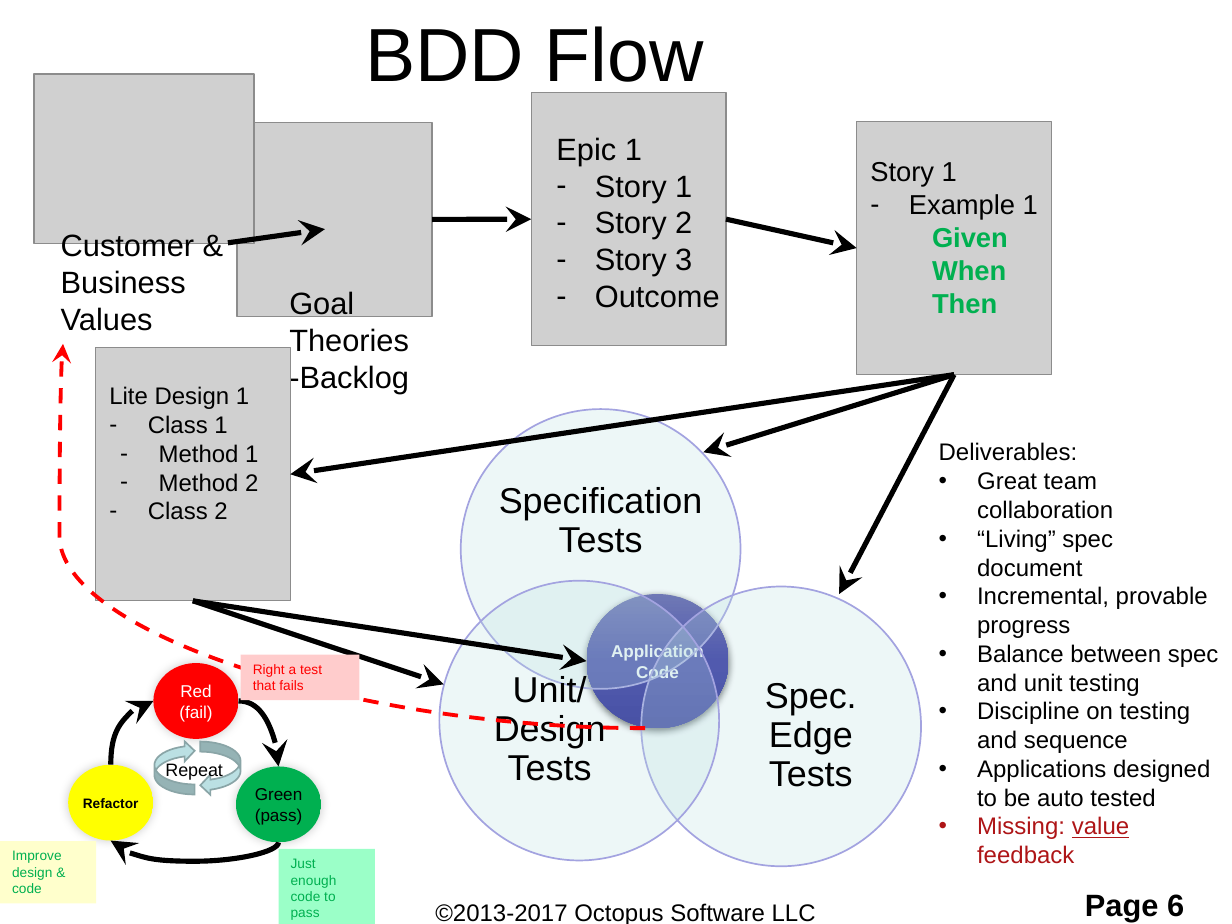
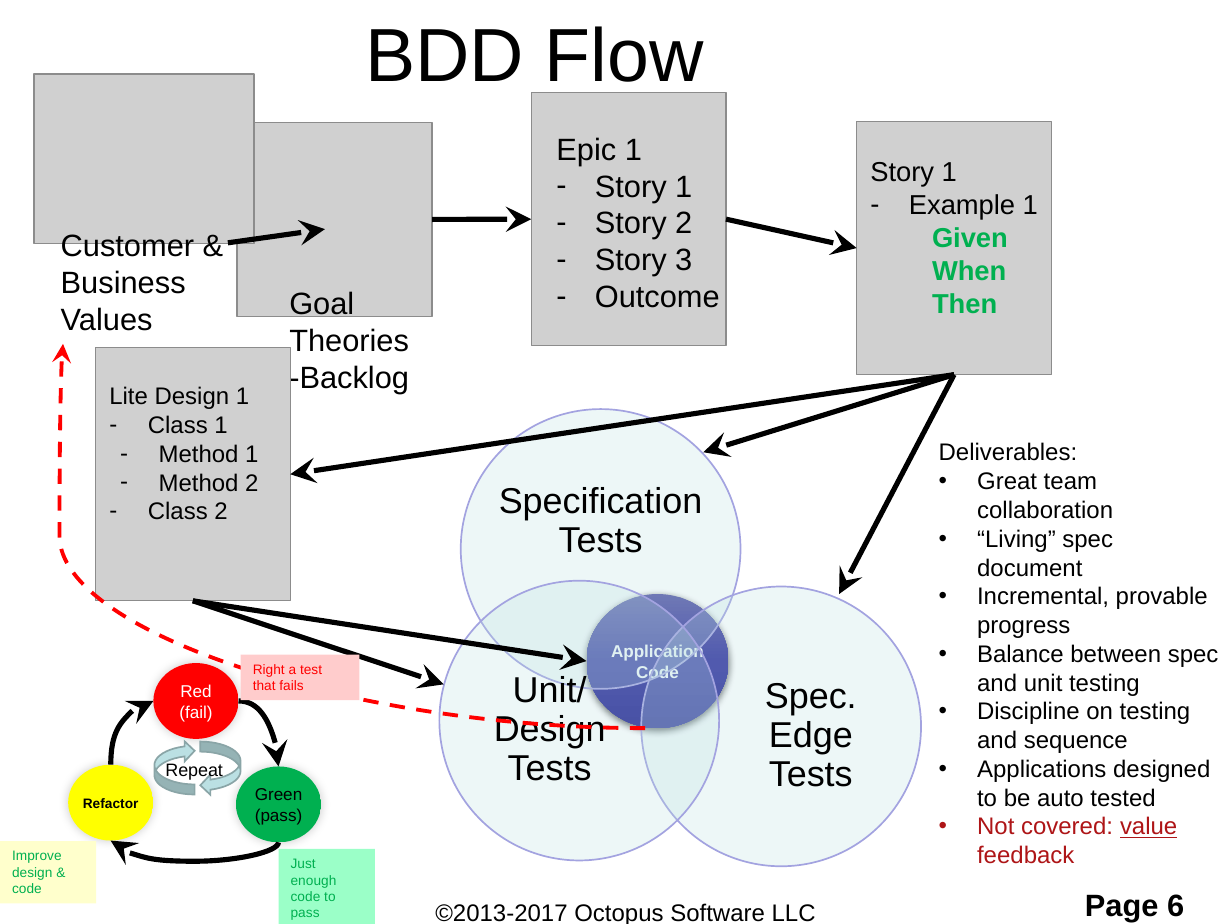
Before and after one commit to ShaneOctopus/RomanConversionStarting, a slide deck: slide 6 of workingFiles/TDD and BDD.pptx. Drawn at 1232x924 pixels with LibreOffice and Linux fonts; fonts in the diff are those of the drawing; grey boxes stand for pictures; background and template pictures are left out. Boxes give left, top, right and bottom in pixels: in the first picture for what was removed or moved away, otherwise in the second. Text is boxed around its words. In the diff, an @@ line names an element or a change of style, - is before the commit and + after.

```diff
--- a/workingFiles/TDD and BDD.pptx
+++ b/workingFiles/TDD and BDD.pptx
@@ text at (977, 816, 1177, 864): text changed @@
-• Missing: value feedback
+• Not covered: value feedback
```
Also in this commit, not shown: 8 other slides changed, 19 slides removed, 1 other file.
